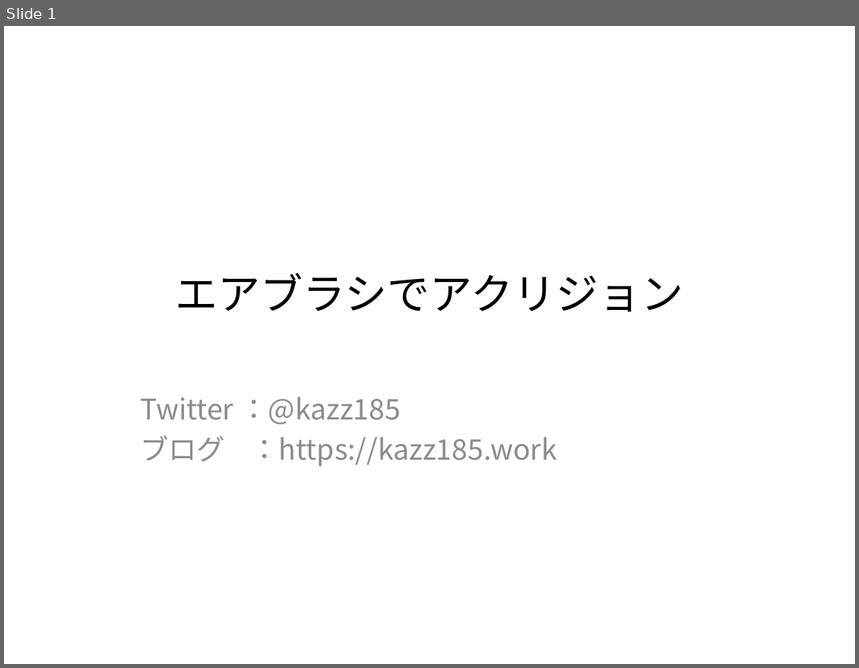
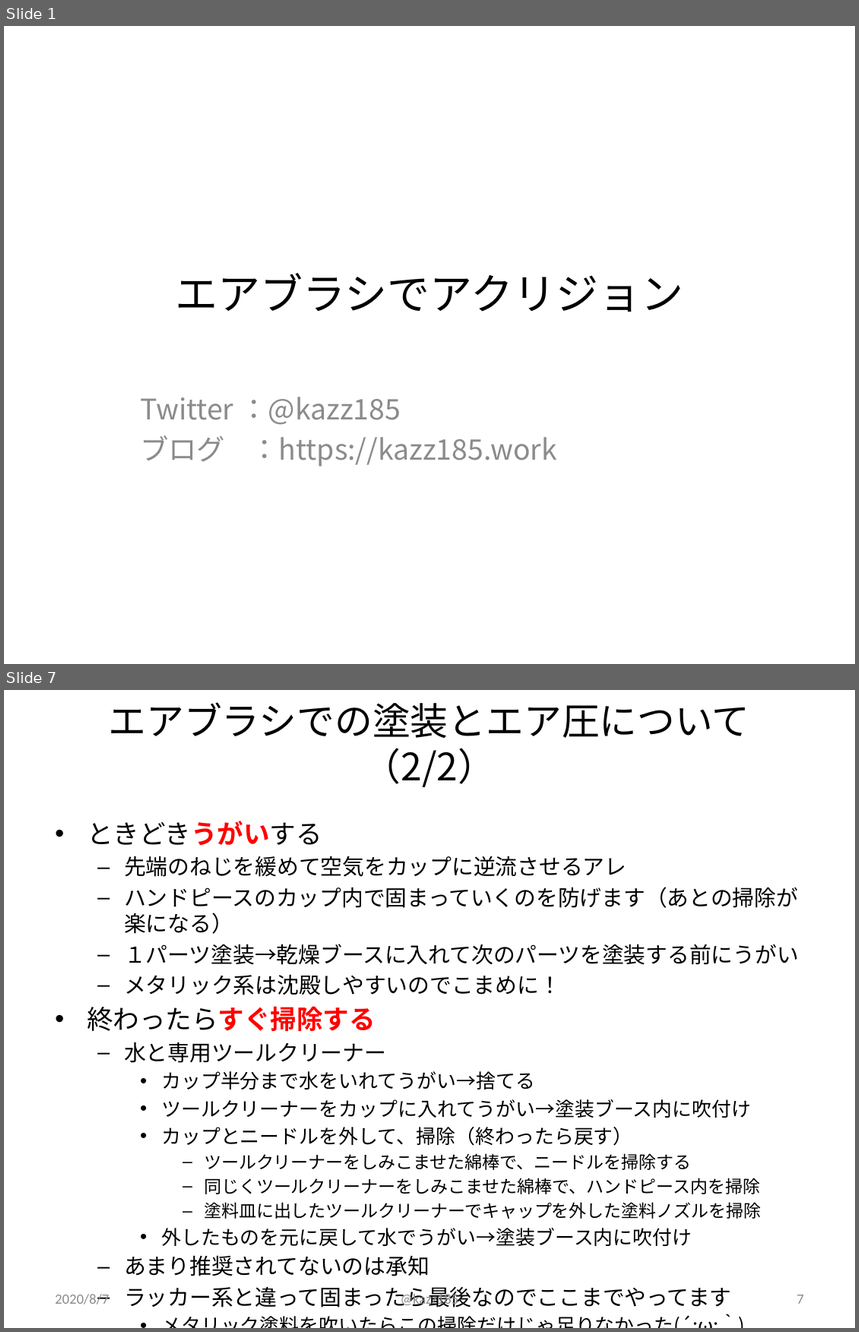
Before and after one commit to kazz185/ACRYSION-note, a slide deck: ACRYSIONwithAirbrush.pptx. Shown one above the other, each under a label of ours: slide 1 before the commit, slides 1 and 7 after it; the slides between them are not shown. The pictures are 859x668 and 859x1332 pixels, drawn with LibreOffice and Linux fonts; fonts in the diff are those of the drawing. Boxes give left, top, right and bottom in pixels: in the first picture for what was removed or moved away, otherwise in the second. Text is boxed around its words. In the diff, an @@ line names an element or a change of style, - is before the commit and + after.

Commit message:
8/7
日本語版バージョンアップ
英語版新規作成

```diff
--- a/ACRYSIONwithAirbrush.pptx
+++ b/ACRYSIONwithAirbrush.pptx
@@ slide 7 added at box(4, 690, 855, 1328), background #FFFFFF @@
@@ title added at box(109, 702, 750, 787), 32 pt, text #000000 @@
+エアブラシでの塗装とエア圧について（2/2）
@@ text added at box(87, 821, 799, 1308), 18.5 pt, text #000000 @@
+• ときどきうがいする
+  – 先端のねじを緩めて空気をカップに逆流させるアレ
+  – ハンドピースのカップ内で固まっていくのを防げます（あとの掃除が楽になる）
+  – １パーツ塗装→乾燥ブースに入れて次のパーツを塗装する前にうがい
+  – メタリック系は沈殿しやすいのでこまめに！
+• 終わったらすぐ掃除する
+  – 水と専用ツールクリーナー
+    • カップ半分まで水をいれてうがい→捨てる
+    • ツールクリーナーをカップに入れてうがい→塗装ブース内に吹付け
+    • カップとニードルを外して、掃除（終わったら戻す）
+      – ツールクリーナーをしみこませた綿棒で、ニードルを掃除する
+      – 同じくツールクリーナーをしみこませた綿棒で、ハンドピース内を掃除
+      – 塗料皿に出したツールクリーナーでキャップを外した塗料ノズルを掃除
+    • 外したものを元に戻して水でうがい→塗装ブース内に吹付け
+  – あまり推奨されてないのは承知
+  – ラッカー系と違って固まったら最後なのでここまでやってます
+    • メタリック塗料を吹いたらこの掃除だけじゃ足りなかった(´;ω;｀)
@@ text added at box(55, 1294, 109, 1305), 12 pt, text #8C8C8C @@
+2020/8/7
@@ text added at box(401, 1293, 459, 1309), 12 pt, text #8C8C8C @@
+@kazz185
@@ page number added at box(797, 1295, 804, 1304), 12 pt, text #8C8C8C @@
+7
```
Also in this commit, not shown: 4 slides changed, 1 other slide added, 3 other files.
